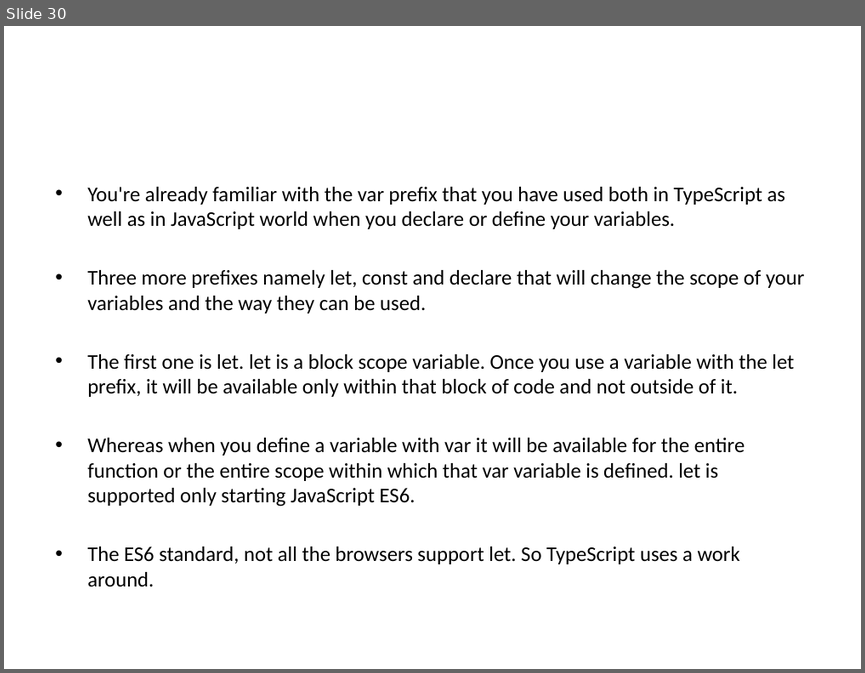
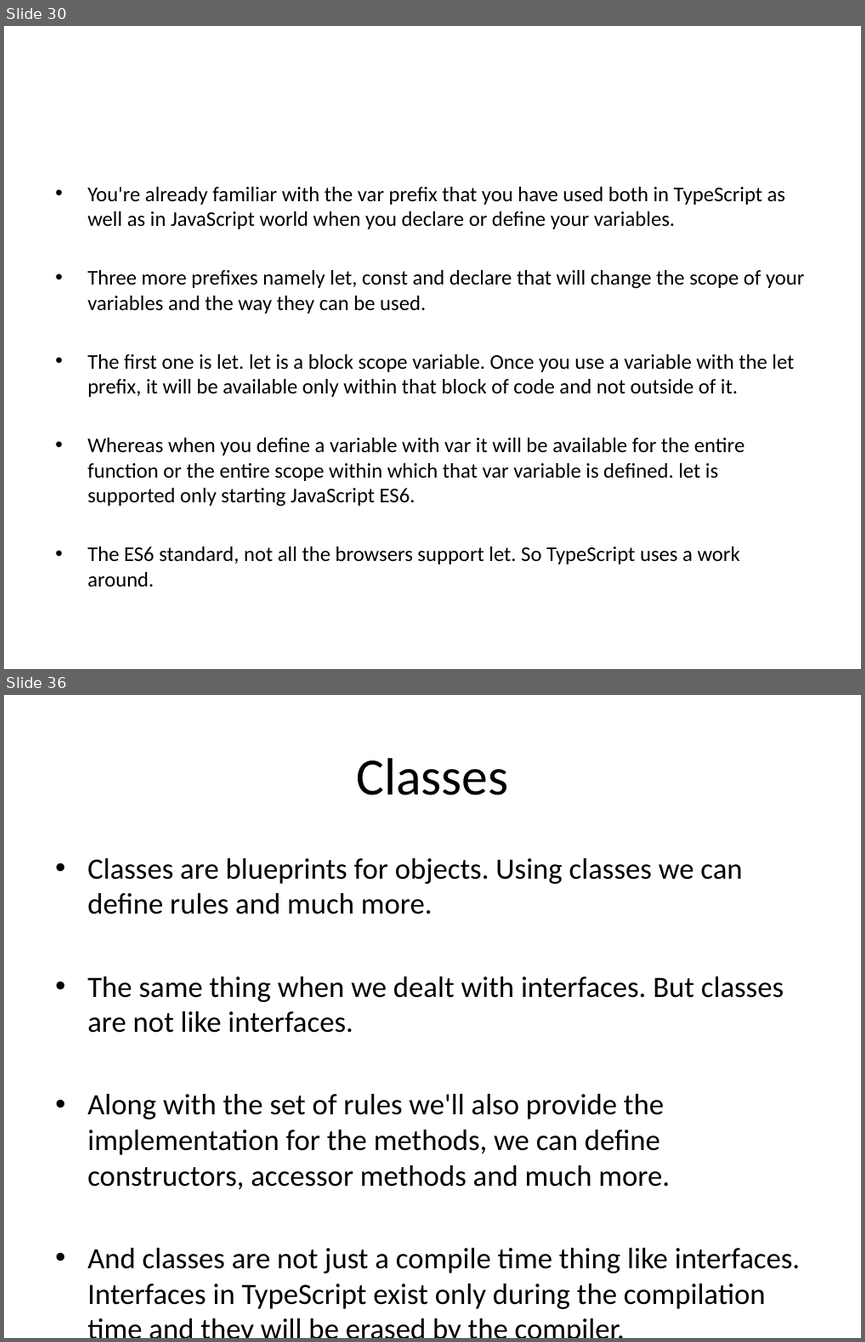
Before and after one commit to rameshcoderepository/typescript, a slide deck: Angular_Presentation.pptx. Shown one above the other, each under a label of ours: slide 30 before the commit, slides 30 and 36 after it; the slides between them are not shown. The pictures are 865x673 and 865x1342 pixels, drawn with LibreOffice and Linux fonts; fonts in the diff are those of the drawing. Boxes give left, top, right and bottom in pixels: in the first picture for what was removed or moved away, otherwise in the second. Text is boxed around its words. In the diff, an @@ line names an element or a change of style, - is before the commit and + after.

```diff
--- a/Angular_Presentation.pptx
+++ b/Angular_Presentation.pptx
@@ slide 36 added at [4, 695, 861, 1338], background #FFFFFF @@
@@ title added at [356, 758, 508, 795], 44 pt, text #000000 @@
+Classes
@@ text added at [87, 858, 800, 1309], 24.8 pt, text #000000 @@
+• Classes are blueprints for objects. Using classes we can define rules and much more.
+• The same thing when we dealt with interfaces. But classes are not like interfaces.
+• Along with the set of rules we'll also provide the implementation for the methods, we can define constructors, accessor methods and much more.
+• And classes are not just a compile time thing like interfaces. Interfaces in TypeScript exist only during the compilation time and they will be erased by the compiler.
```
Also in this commit, not shown: 24 other slides added, 24 slides removed, 28 other files.
